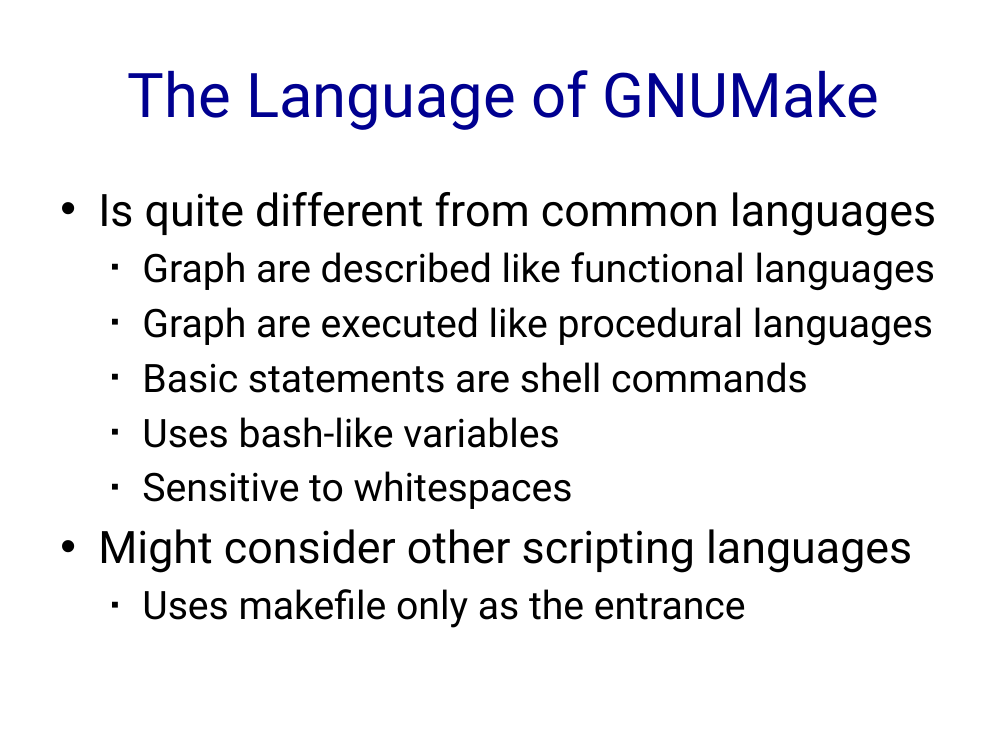
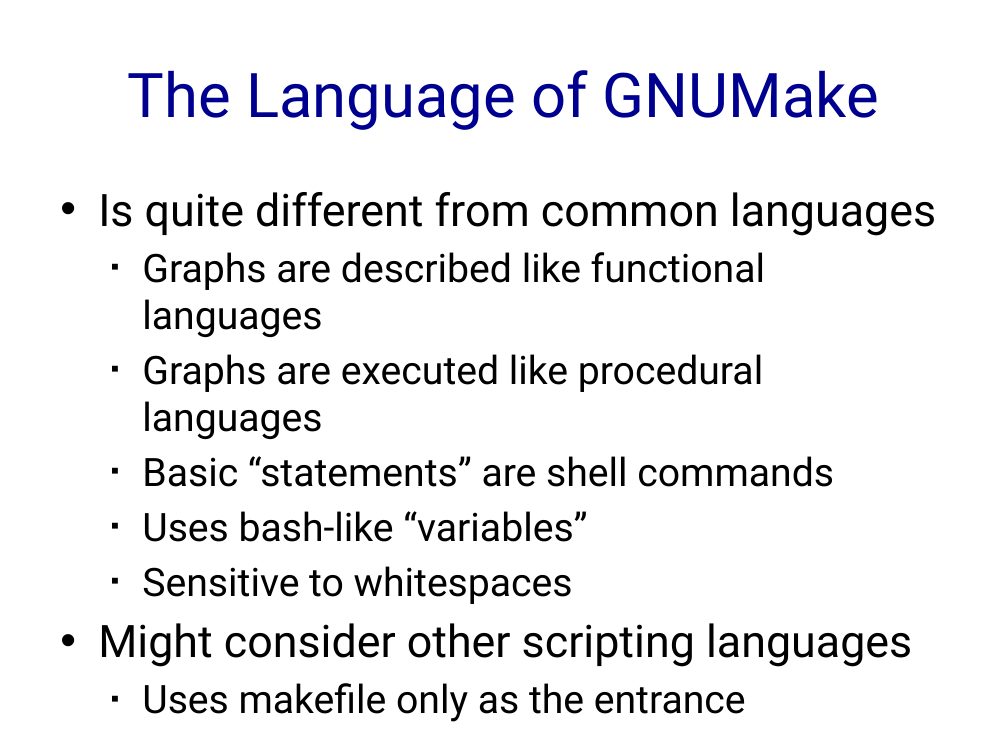
Before and after one commit to h8liu-archives/making-makefiles, a slide deck: slide 7 of slides.pptx. Drawn at 1008x756 pixels with LibreOffice and Linux fonts; fonts in the diff are those of the drawing. Boxes give left, top, right and bottom in pixels: in the first picture for what was removed or moved away, otherwise in the second. Text is boxed around its words. In the diff, an @@ line names an element or a change of style, - is before the commit and + after.

```diff
--- a/slides.pptx
+++ b/slides.pptx
@@ text at (142, 252, 834, 542): text changed @@
-  ▪ Graph are described like functional languages
-  ▪ Graph are executed like procedural languages
-  ▪ Basic statements are shell commands
-  ▪ Uses bash-like variables
+  ▪ Graphs are described like functional languages
+  ▪ Graphs are executed like procedural languages
+  ▪ Basic “statements” are shell commands
+  ▪ Uses bash-like “variables”
```
Also in this commit, not shown: 4 other slides changed.
